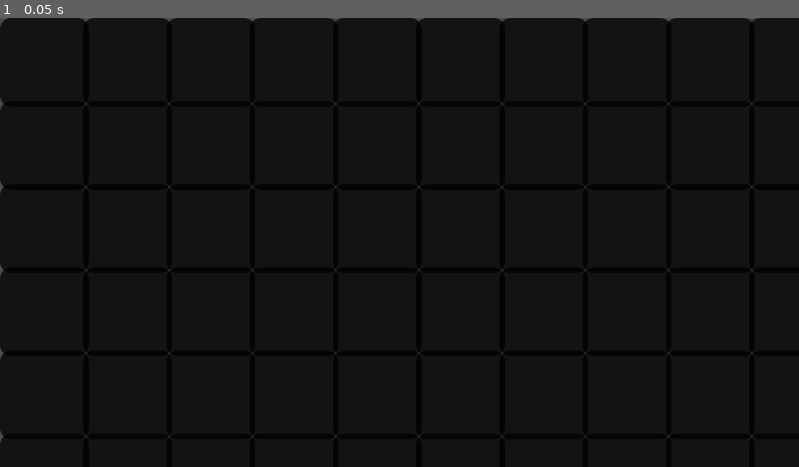
Above: before the commit, frame 1.
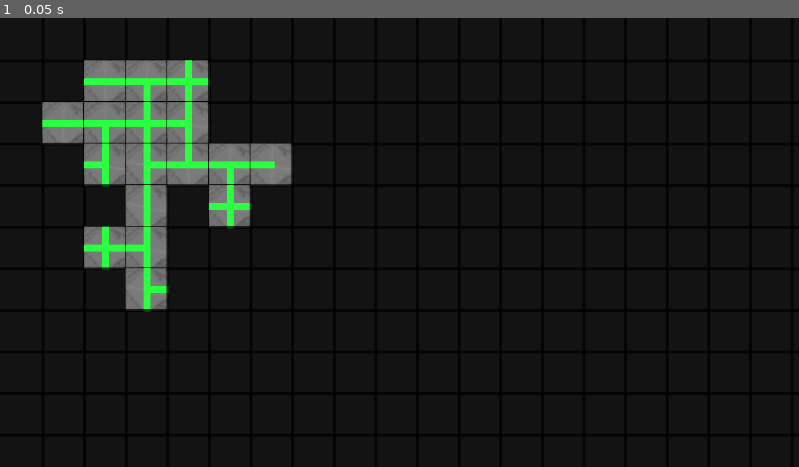
Above: after the commit, the same moment.

Repository: emrysshevek/gameganggame
Game: Godot game, scene res://scenes/grid_manager.tscn
The game is run twice, just before and just after one commit, with the same random seed, the same clock (stepped at 60 frames per second) and the same inputs. The engine's default icon, where the game draws it, is replaced by a stand-in: a white triangle on a blue panel in a dark square.
Inputs:
- Up to frame 1 (0.05 s): no input

The runs differ from the first frame. In frame 1, 8.2% of the frame differs, in the area x 0-95%, y 0-95%.

Commit message:
custom tile bkgd sprite
added a custom tile bkgd sprite and changed around some sizing of how the tiles are drawn for a smaller tile size

Diff:
--- a/scenes/grid_manager.gd
+++ b/scenes/grid_manager.gd
@@ -43,12 +43,12 @@
 			#
 			#testing visibility
 			new_tile.set_coordinates(Vector2(x,y))
-			new_tile.global_position = Vector2(x * 120, y * 120)
+			new_tile.global_position = Vector2(x * 60, y * 60)
 			#
 	floor_maps[level] = new_map_grid
 	generate_map(0)
 	#reveal_full_map()
-	#testing_map_distance_algorithm(Vector2(3,3), 3, 0)
+	testing_map_distance_algorithm(Vector2(3,3), 3, 0)
 
 func add_path(tile1:tile, connection_direction_from_tile1:directions, tile2:tile):
 	var new_path = path.new()
--- a/scenes/tile.tscn
+++ b/scenes/tile.tscn
@@ -1,7 +1,7 @@
 [gd_scene format=3 uid="uid://dw0fkomkoklma"]
 
 [ext_resource type="Script" uid="uid://431unh07ua2d" path="res://scenes/tile.gd" id="1_3dk36"]
-[ext_resource type="Texture2D" uid="uid://brscntajivhbh" path="res://icon.svg" id="2_ywnoi"]
+[ext_resource type="Texture2D" uid="uid://cikbsxsog7ku5" path="res://art/test_tile.png" id="2_ywnoi"]
 
 [node name="Tile" type="Node2D" unique_id=477134848]
 script = ExtResource("1_3dk36")
@@ -12,21 +12,27 @@
 
 [node name="North_Path" type="Line2D" parent="Tile_Bkgd" unique_id=1296578233]
 visible = false
-points = PackedVector2Array(65, 62, 65, 2)
+position = Vector2(-33, -28)
+points = PackedVector2Array(65, 62, 65, 29)
 default_color = Color(0.16862746, 1, 0.25490198, 1)
 
 [node name="South_Path" type="Line2D" parent="Tile_Bkgd" unique_id=169237817]
 visible = false
-position = Vector2(1, 32)
+position = Vector2(-32, 12.595238)
+scale = Vector2(1, 0.54761904)
 points = PackedVector2Array(64, 29, 64, 93)
 default_color = Color(0.16862746, 1, 0.25490198, 1)
 
 [node name="West_Path" type="Line2D" parent="Tile_Bkgd" unique_id=993803757]
 visible = false
+position = Vector2(-0.46987963, -28)
+scale = Vector2(0.56626505, 1)
 points = PackedVector2Array(65, 60, 2, 60)
 default_color = Color(0.16862746, 1, 0.25490198, 1)
 
 [node name="East_Path" type="Line2D" parent="Tile_Bkgd" unique_id=783189110]
 visible = false
+position = Vector2(-10.312506, -28)
+scale = Vector2(0.5875001, 1)
 points = PackedVector2Array(65, 60, 125, 60)
 default_color = Color(0.16862746, 1, 0.25490198, 1)
Binary file added: art/test_tile.png
Not shown, added: art/test_tile.png.import
